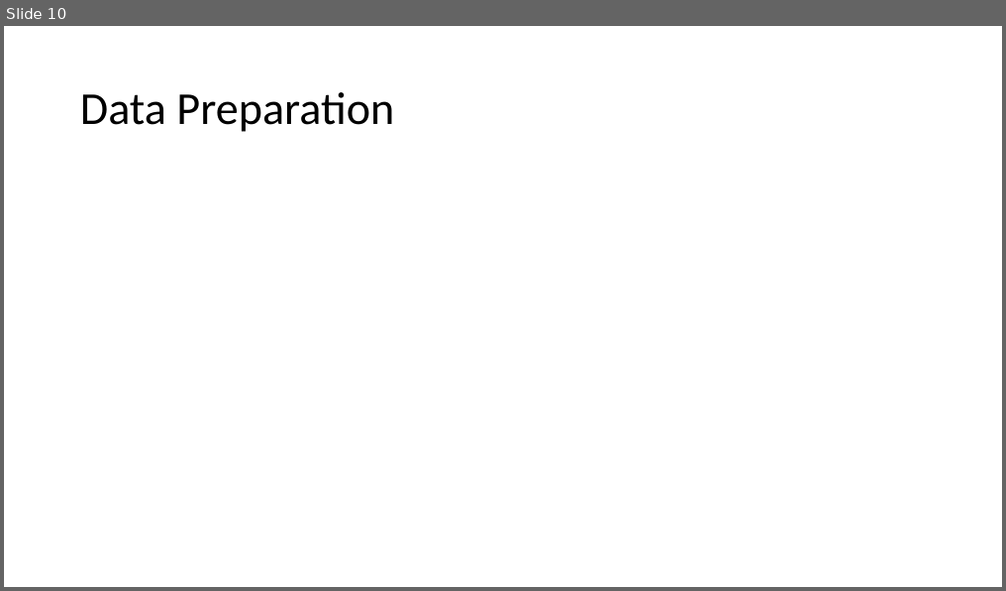
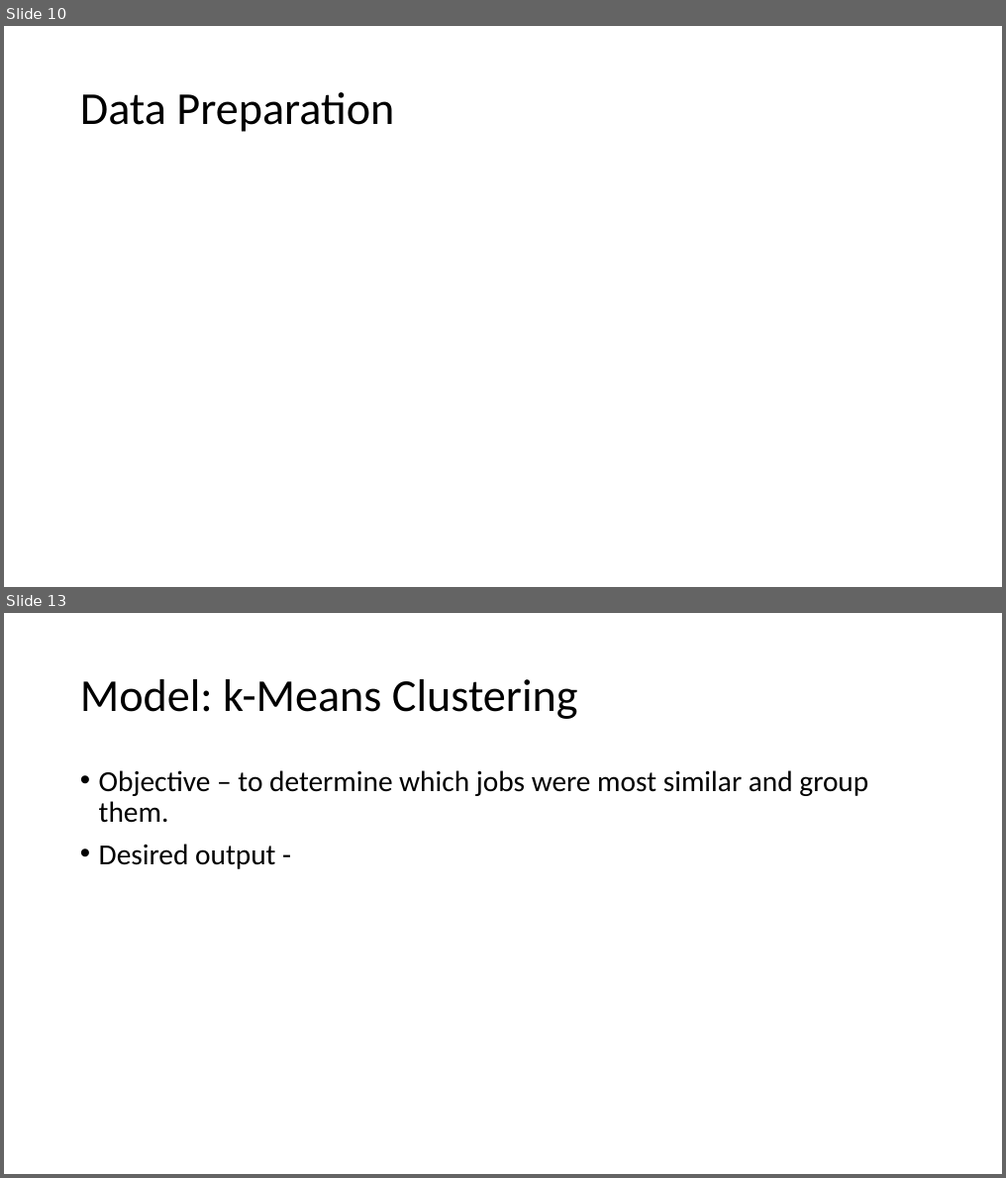
Before and after one commit to adam-sampson/Job_Desc_Text_Analytics, a slide deck: Jobs Analysis.pptx. Shown one above the other, each under a label of ours: slide 10 before the commit, slides 10 and 13 after it; the slides between them are not shown. The pictures are 1006x591 and 1006x1178 pixels, drawn with LibreOffice and Linux fonts; fonts in the diff are those of the drawing. Boxes give left, top, right and bottom in pixels: in the first picture for what was removed or moved away, otherwise in the second. Text is boxed around its words. In the diff, an @@ line names an element or a change of style, - is before the commit and + after.

```diff
--- a/Jobs Analysis.pptx
+++ b/Jobs Analysis.pptx
@@ slide 13 added at bbox=[4, 613, 1002, 1174], background #FFFFFF @@
@@ title added at bbox=[80, 679, 578, 719], 44 pt, text #000000 @@
+Model: k-Means Clustering
@@ text added at bbox=[99, 770, 868, 869], 28 pt, text #000000 @@
+• Objective – to determine which jobs were most similar and group them.
+• Desired output -
```
Also in this commit, not shown: 3 slides changed, 1 other slide added, 2 slides removed.
